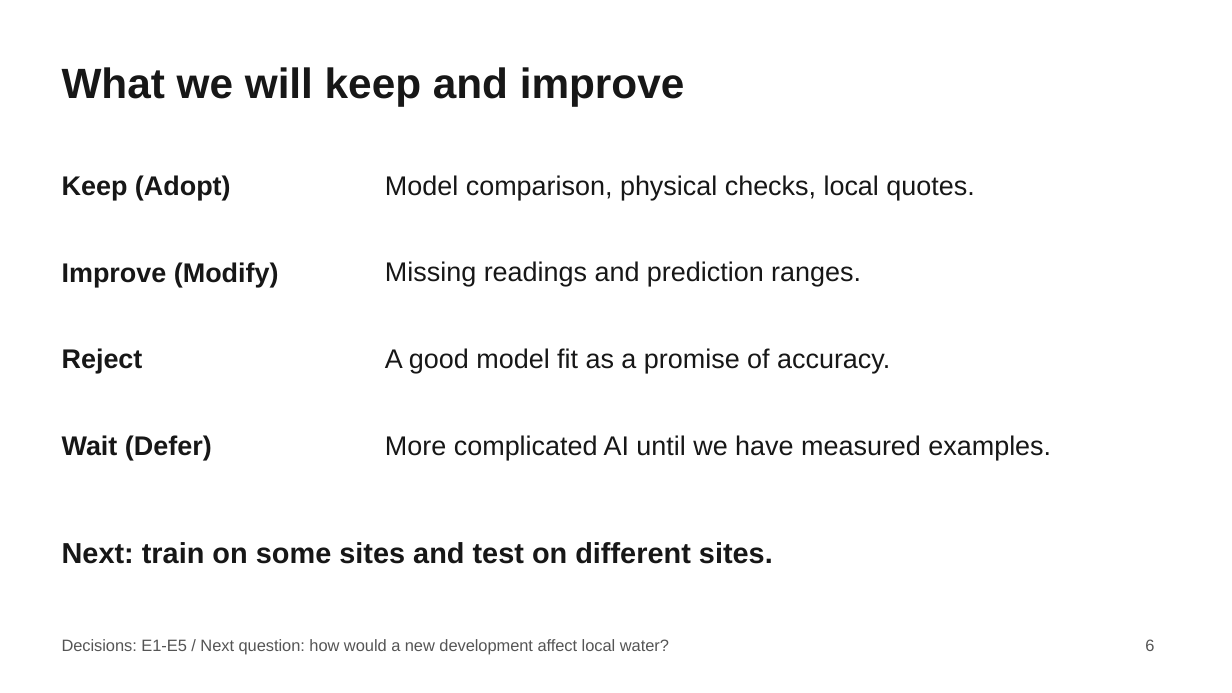
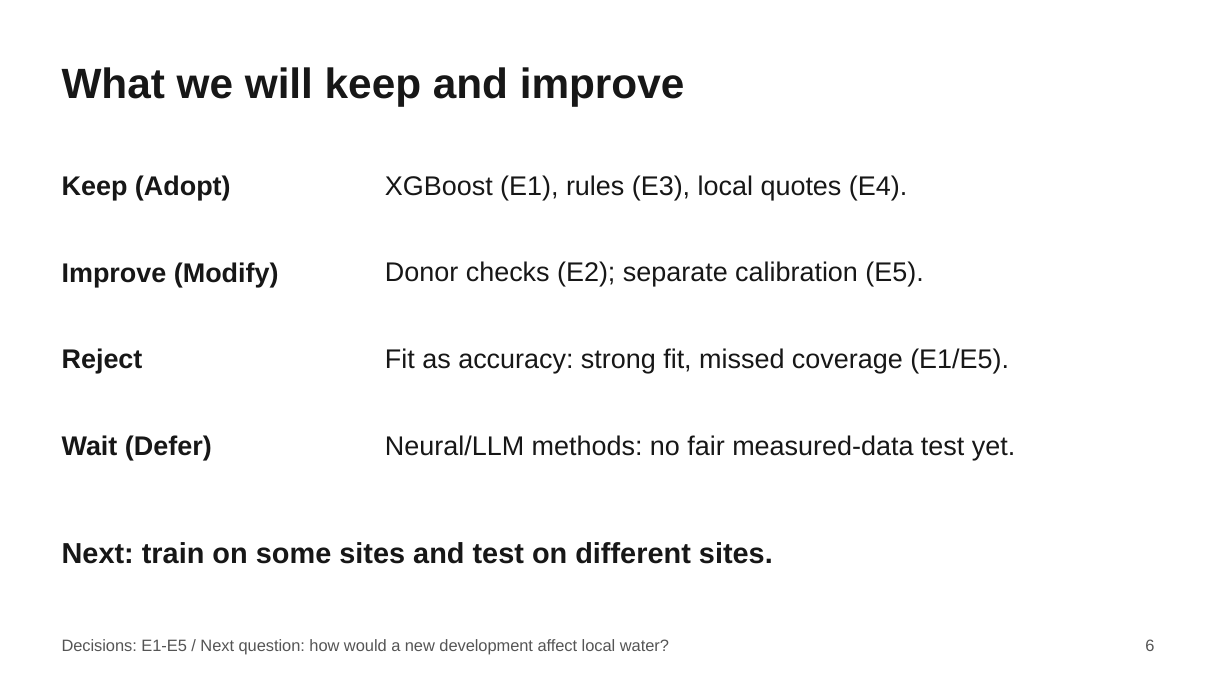
Before and after one commit to ScottLiu12/ECOllateral, a slide deck: slide 6 of docs/a2/review-slides-simplified.pptx. Drawn at 1232x693 pixels with LibreOffice and Linux fonts; fonts in the diff are those of the drawing. Boxes give left, top, right and bottom in pixels: in the first picture for what was removed or moved away, otherwise in the second. Text is boxed around its words. In the diff, an @@ line names an element or a change of style, - is before the commit and + after.

```diff
--- a/docs/a2/review-slides-simplified.pptx
+++ b/docs/a2/review-slides-simplified.pptx
@@ text at [385,175,907,200]: text changed @@
-Model comparison, physical checks, local quotes.
+XGBoost (E1), rules (E3), local quotes (E4).
@@ text at [385,261,923,287]: text changed @@
-Missing readings and prediction ranges.
+Donor checks (E2); separate calibration (E5).
@@ text at [385,348,1009,373]: text changed @@
-A good model fit as a promise of accuracy.
+Fit as accuracy: strong fit, missed coverage (E1/E5).
@@ text at [385,435,1015,460]: text changed @@
-More complicated AI until we have measured examples.
+Neural/LLM methods: no fair measured-data test yet.
```
Also in this commit, not shown: 2 other slides changed, 12 other files.
